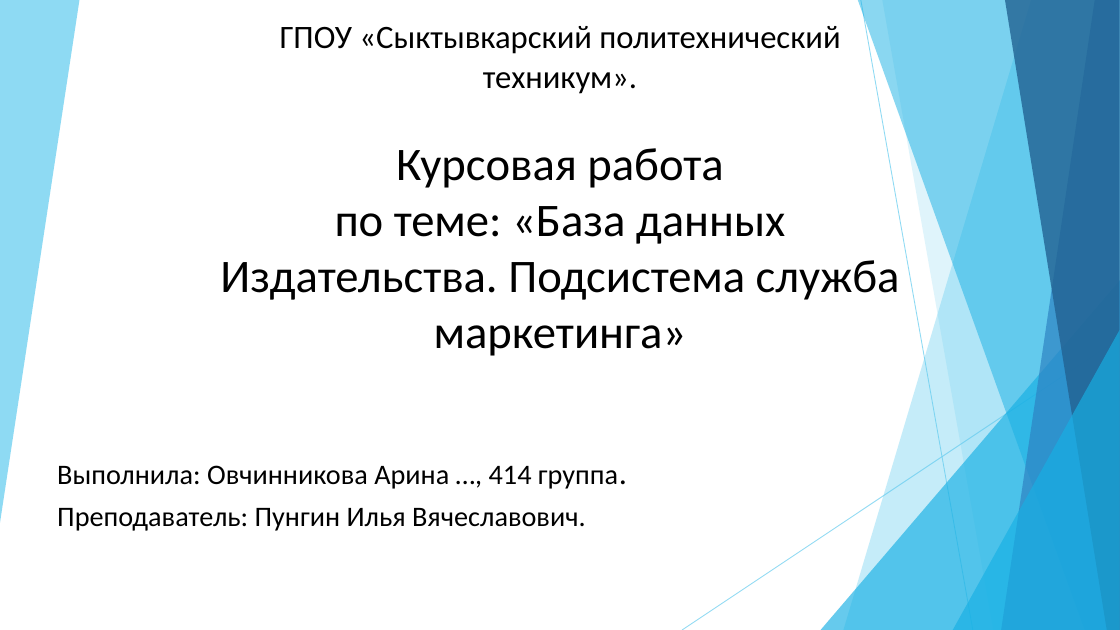
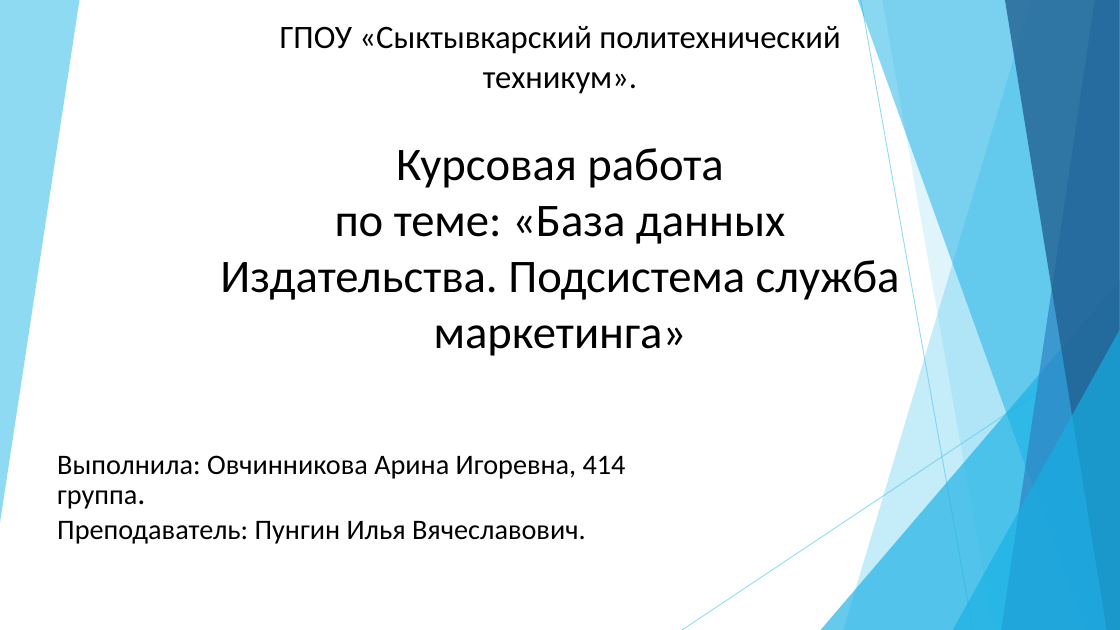
Before and after one commit to arina18ovch/marketing_service, a slide deck: slide 1 of Курсовая работа.pptx. Drawn at 1120x630 pixels with LibreOffice and Linux fonts; fonts in the diff are those of the drawing. Boxes give left, top, right and bottom in pixels: in the first picture for what was removed or moved away, otherwise in the second. Text is boxed around its words. In the diff, an @@ line names an element or a change of style, - is before the commit and + after.

```diff
--- a/Курсовая работа.pptx
+++ b/Курсовая работа.pptx
@@ text at (57, 455, 626, 509): text changed @@
-Выполнила: Овчинникова Арина …, 414 группа.
+Выполнила: Овчинникова Арина Игоревна, 414 группа.
@@ text at (57, 521, 585, 544): line spacing 1 to 0.8 @@
```
